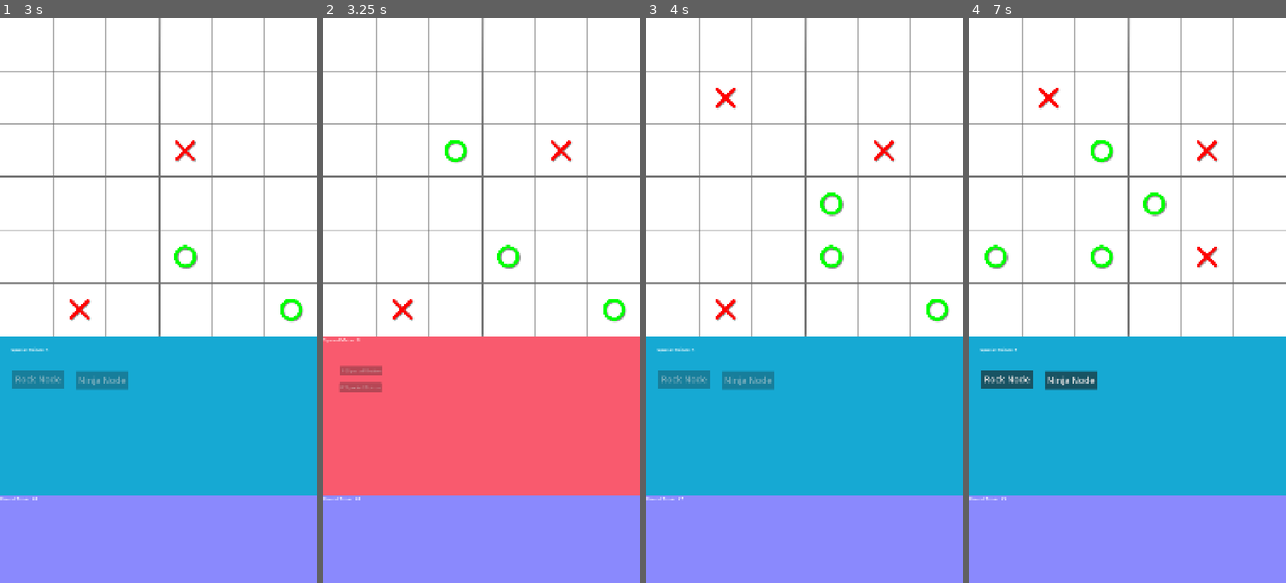
Above: before the commit, frames 1-4 (left to right).
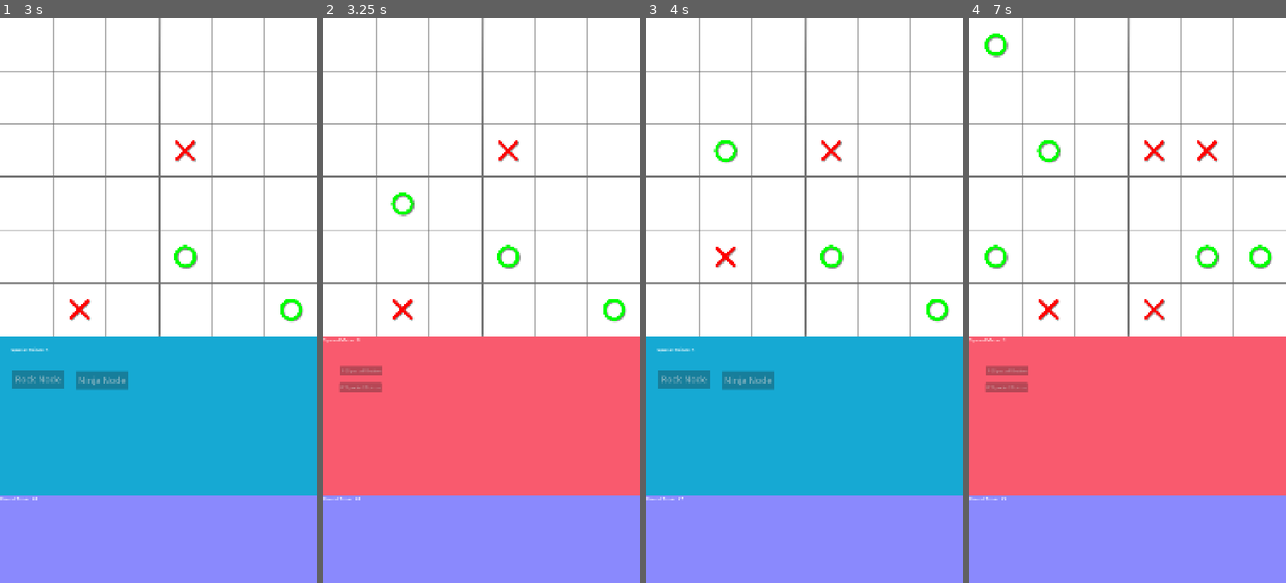
Above: after the commit, the same moments.

Repository: hylaster0/TicTacGrow
Game: Godot game, scene res://Title.tscn
The game is run twice, just before and just after one commit, with the same random seed, the same clock (stepped at 60 frames per second) and the same inputs.
Inputs (mouse positions are in pixels of both pictures, inside the frame that each line leads up to):
- Up to frame 1 (3 s): click "FIGHT!" at 0.5 s; tap Enter at 1.25, 2.75 s; move the mouse to (228, 272) at 1.27 s; click (228, 272) at 1.42 s; tap Space at 2 s; move the mouse to (95, 328) at 2.02 s; click (95, 328) at 2.17 s; move the mouse to (190, 176) at 2.77 s; click (190, 176) at 2.92 s
- Up to frame 2 (3.25 s): no input
- Up to frame 3 (4 s): tap Space at 3.5 s; move the mouse to (788, 413) at 3.52 s; click (788, 413) at 3.67 s
- Up to frame 4 (7 s): tap Enter at 4.25 s; move the mouse to (1222, 385) at 4.27 s; click (1222, 385) at 4.42 s; tap Space at 5 s; move the mouse to (1032, 215) at 5.02 s; click (1032, 215) at 5.17 s; move the mouse to (1143, 300) at 5.77 s; click (1143, 300) at 5.92 s; move the mouse to (1079, 159) at 6.52 s; click (1079, 159) at 6.67 s

Frame 1 is identical in both runs. In frame 2, 0.6% of the frame differs, in the area x 21-79%, y 21-36%; in frame 3, 0.9%; in frame 4, 30%, in the area x 0-100%, y 2-85%.

Commit message:
add level 3 cpu

Diff:
--- a/Title.tscn
+++ b/Title.tscn
@@ -67,6 +67,7 @@
 text = "Blanc Norman. His powers do nothing.
 Rotate: Turns the piece 90 degrees.
 Paint It Black: Turns the placed piece black."
+scroll_active = false
 
 [node name="p2Description" type="RichTextLabel" parent="CharSelect"]
 layout_mode = 0
@@ -78,6 +79,7 @@
 text = "Ninja Girl Denn. Good sneaker (no shoes).
 Shinobi Ashi - Does not move adjacent pieces.
 00X: Invisible to opposing pieces."
+scroll_active = false
 
 [node name="CheckButton" type="CheckButton" parent="CharSelect"]
 layout_mode = 0
@@ -113,7 +115,7 @@
 offset_right = 500.0
 offset_bottom = 900.0
 min_value = 1.0
-max_value = 2.0
+max_value = 3.0
 value = 1.0
 
 [node name="Panel" type="Panel" parent="CharSelect"]
--- a/main.gd
+++ b/main.gd
@@ -115,26 +115,102 @@
 	$PlayerPanel.visible = !$PlayerPanel.visible
 	$OpponentPanel.visible = !$OpponentPanel.visible
 
+func findPushableMove(targetType):
+	var positions: Array
+	for x in range(2):
+		for y in range(6):
+			if grid_data[x][y] == targetType:
+				# find position to push further left
+				if (y !=0 ):
+					if grid_data[x+1][y-1] == 0:
+						positions.append(Vector2i(x+1,y-1))
+				if grid_data[x+1][y] == 0:
+					positions.append(Vector2i(x+1, y))
+				if (y != 5):
+					if grid_data[x+1][y+1] == 0:
+						positions.append(Vector2i(x+1, y+1))
+	for x in range(2):
+		for y in range(6):
+			if grid_data[x+4][y] == targetType:
+				if (y !=0):
+					if grid_data[x+3][y-1] == 0:
+						positions.append(Vector2i(x+3, y-1))
+				if grid_data[x+3][y] == 0:
+					positions.append(Vector2i(x+3, y))
+				if (y != 5):
+					if grid_data[x+3][y+1] == 0:
+						positions.append(Vector2i(x+3, y+1))
+	for x in range(6):
+		for y in range(2):
+			if grid_data[x][y] == targetType:
+				if (x != 0):
+					if grid_data[x-1][y+1] == 0:
+						positions.append(Vector2i(x-1, y+1))
+				if grid_data[x][y+1] == 0:
+					positions.append(Vector2i(x, y+1))
+				if (x != 5):
+					if grid_data[x+1][y+1] == 0:
+						positions.append(Vector2i(x+1, y+1))
+	for x in range(6):
+		for y in range(2):
+			if grid_data[x][y+4] == targetType:
+				if (x != 0):
+					if grid_data[x-1][y+3] == 0:
+						positions.append(Vector2i(x-1, y+3))
+				if grid_data[x][y+3] == 0:
+					positions.append(Vector2i(x, y+3))
+				if (x != 5):
+					if grid_data[x+1][y+3] == 0:
+						positions.append(Vector2i(x+1, y+3))
+	return positions
+func CPU_FindMoveForLevel(level):
+	var x = 0
+	var y = 0
+
+	if (level == 2): # avoids playing on edge
+		var iterations = 0
+		x = randi() % 4
+		y = randi() % 4
+		while grid_data[x+1][y+1] != 0 and iterations < 10:
+			iterations += 1
+			x = randi() % 4
+			y = randi() % 4
+		if grid_data[x+1][y+1] != 0: # couldn't find innner square within 10 moves
+			return CPU_FindMoveForLevel(1)
+	if (level == 3): # focuses on the center and pushing off the opponent
+		var positions: Array
+		if randi() % 10 >= 3: # 70% of the time, it will look for moves that push opposing pieces near edges
+			var pushMoves = findPushableMove(player * -1)
+			if pushMoves != null:
+				positions = pushMoves
+
+		# regardless of whether it can push pieces around, it always considers the four center positions
+		if grid_data[2][2] == 0:
+			positions.append(Vector2i(2,2))
+		if grid_data[3][3] == 0:
+			positions.append(Vector2i(3,3))
+		if grid_data[2][3] == 0:
+			positions.append(Vector2i(2,3))
+		if grid_data[3][2] == 0:
+			positions.append(Vector2i(3,2))
+		if positions.size() > 0:
+			return positions.pick_random()
+
+		# if no center positions are open and no good pushes exist, picks randomly
+		return CPU_FindMoveForLevel(2)
+
+	# base case (lvl1) picks completely randomly
+	x = randi()%6
+	y = randi()%6
+	while grid_data[x][y] != 0:
+		x = randi() % 6
+		y = randi() % 6
+
+	return Vector2i(x, y)
 func CPU_Pick_Move(level):
 	await get_tree().create_timer(1.0).timeout
-	var x = 0
-	var y = 0
-	if (level == 1):
-		x = randi() % 6
-		y = randi() % 6
-		while grid_data[x][y] != 0:
-			x = randi() % 6
-			y = randi() % 6
-	if (level == 2):
-		# avoids playing on the edges
-		x = randi() % 4
-		y = randi() % 4
-		while grid_data[x+1][y+1] != 0:
-			x = randi() % 4
-			y = randi() % 4
-		x += 1
-		y += 1
-	handle_move(x,y)
+	var movePosition = CPU_FindMoveForLevel(level)
+	handle_move(movePosition.x, movePosition.y)
 
 func add_node_to_group(node, special_name):
 	node.add_to_group(special_name)
--- a/title.gd
+++ b/title.gd
@@ -8,6 +8,10 @@
 	"Shinobi Ashi": 4,
 	"00X": 4
 }
+
+const blancSprite = preload("res://assets/Blanc.png")
+const ninjaSprite = preload("res://assets/Ninja.png")
+const cosmoSprite = preload("res://assets/Cosmo.png")
 
 var p1Character: String
 var p2Character: String
@@ -56,30 +60,30 @@
 	if current_pick == 1:
 		set_character(1, "Blanc Norman. His powers do nothing.\nRotate: Turns the piece 90 degrees.\nPaint It Black: Turns the placed piece black.", "Rotate", "Paint It Black")
 		current_pick = 2
-		$CharSelect/p1Sprite.texture = "res://assets/Blanc.png"
+		$CharSelect/p1Sprite.texture = blancSprite
 	else:
 		set_character(2, "Blanc Norman. His powers do nothing.\nRotate: Turns the piece 90 degrees.\nPaint It Black: Turns the placed piece black.", "Rotate", "Paint It Black")
 		current_pick = 1
-		$CharSelect/p2Sprite.texture = "res://assets/Blanc.png"
+		$CharSelect/p2Sprite.texture = blancSprite
 
 
 func _on_ninja_button_pressed() -> void:
 	if current_pick == 1:
 		set_character(1, "Ninja Girl Denn. Good sneaker (no shoes).\nShinobi Ashi: Does not move pieces.\n00X: Invisible to opposing pieces.", "Shinobi Ashi", "00X")
 		current_pick = 2
-		$CharSelect/p1Sprite.texture = "res://assets/Ninja.png"
+		$CharSelect/p1Sprite.texture = ninjaSprite
 	else:
 		set_character(2, "Ninja Girl Denn. Good sneaker (no shoes).\nShinobi Ashi: Does not move pieces.\n00X: Invisible to opposing pieces.", "Shinobi Ashi", "00X")
 		current_pick = 1
-		$CharSelect/p2Sprite.texture = "res://assets/Ninja.png"
+		$CharSelect/p2Sprite.texture = ninjaSprite
 
 
 func _on_cosmo_button_pressed() -> void:
 	if current_pick == 1:
-		set_character(1, "Cosmo, Space Dino.\nMeteor: Wraps around the board.\nStar-Crossing Lovers: Summons a 2nd piece to the right.", "Meteor", "Star Crossing Lovers")
+		set_character(1, "Cosmo, Space Dino.\nMeteor: Wraps around the board.\nStar-Crossing Lovers: Summons piece right.", "Meteor", "Star Crossing Lovers")
 		current_pick = 2
-		$CharSelect/p1Sprite.texture = "res://assets/Cosmo.png"
+		$CharSelect/p1Sprite.texture = cosmoSprite
 	else:
-		set_character(2, "Cosmo, Space Dino.\nMeteor: Wraps around the board.\nStar-Crossing Lovers: Summons a 2nd piece to the right.", "Meteor", "Star Crossing Lovers")
+		set_character(2, "Cosmo, Space Dino.\nMeteor: Wraps around the board.\nStar-Crossing Lovers: Summons piece right.", "Meteor", "Star Crossing Lovers")
 		current_pick = 1
-		$CharSelect/p2Sprite.texture = "res://assets/Cosmo.png"
+		$CharSelect/p2Sprite.texture = cosmoSprite
